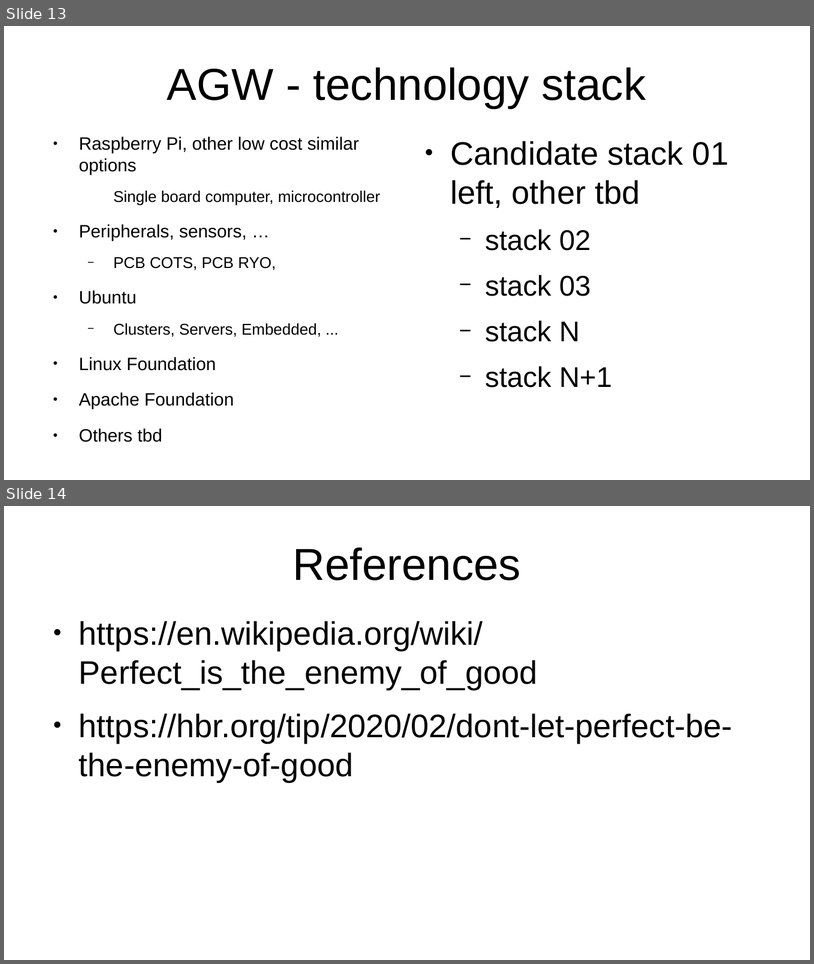
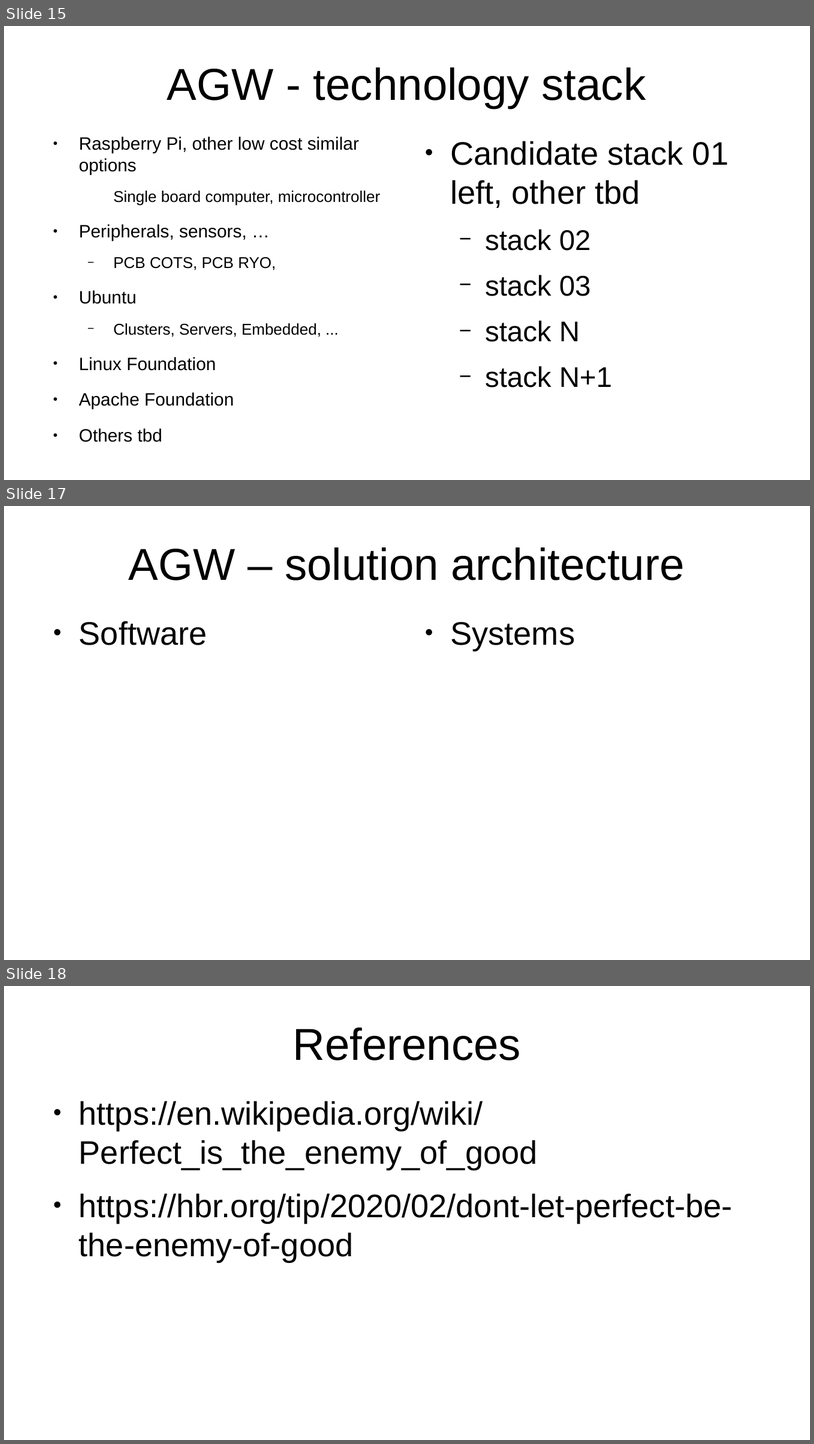
Before and after one commit to YorkEarwaker/Climate-Model, a slide deck: ppm/anthropogenic-global-warming-context.odp. Shown one above the other, each under a label of ours: slides 13 and 14 before the commit, slides 15, 17 and 18 after it; the slides between them are not shown. The pictures are 814x964 and 814x1444 pixels, drawn with LibreOffice and Linux fonts; fonts in the diff are those of the drawing. Boxes give left, top, right and bottom in pixels: in the first picture for what was removed or moved away, otherwise in the second. Text is boxed around its words. In the diff, an @@ line names an element or a change of style, - is before the commit and + after.

```diff
--- a/ppm/anthropogenic-global-warming-context.odp
+++ b/ppm/anthropogenic-global-warming-context.odp
@@ slide 17 added at (4,506,810,960), background #FFFFFF @@
@@ title added at (129,547,684,580), 44 pt, text #000000 @@
+AGW – solution architecture
@@ text added at (79,621,207,645), 32 pt, text #000000 @@
+● Software
@@ text added at (451,622,576,650), 32 pt, text #000000 @@
+● Systems
@@ what was slide 13 is now slide 15 @@
@@ what was slide 14 is now slide 18 @@
```
Also in this commit, not shown: 4 slides changed, 3 other slides added.
